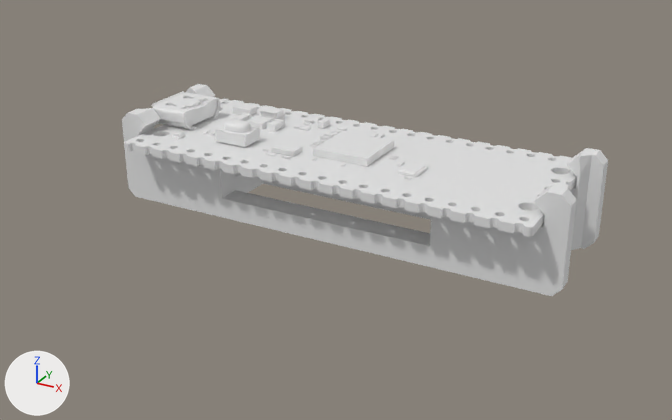
What one commit did to the Blender file blender/cases/raspberry_pico_plate.blend.
Before and after are seen from a 50 mm lens placed at (40.6, -90.3, 37.8), pointed at (-6.4, -4.9, -4.9). Every picture has the same lights, and +X, +Y and +Z are marked at lower left.

Objects in the first picture: 'holder', 'raspberry_pi_pico'.
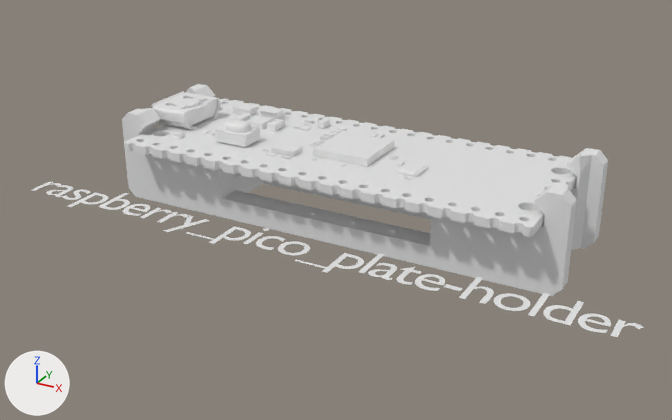
Commit message: added raspberry pico image

Edits to the bpy script that builds the scene:
```text
Add txt_label_cube_1x1_013:
    txt_label_cube_1x1_013 = bpy.data.curves.new('label_cube_1x1.013', 'FONT')
    txt_label_cube_1x1_013.body = 'raspberry_pico_plate-holder'
    txt_label_cube_1x1_013.size = 1.04
    txt_label_cube_1x1_013.space_character = 0.9
Add ob_text_013:
    ob_text_013 = bpy.data.objects.new('Text.013', txt_label_cube_1x1_013)
    ob_text_013.parent = ob_holder
    ob_text_013.matrix_parent_inverse = Matrix(((1.0, 0.0, 0.0, -18.05), (0.0, 1.0, 0.0, -6.75), (0.0, 0.0, 1.0, 3.185), (0.0, 0.0, 0.0, 1.0)))
    ob_text_013.location = (-42.06, -17.08, -5.0)
    ob_text_013.scale = (6.75, 6.75, 6.75)
```

Boxes [x1, y1, x2, y2] around the edits, measured in the pictures (672 x 420 px):
'Text.013', added
    after: [31, 181, 644, 337]
